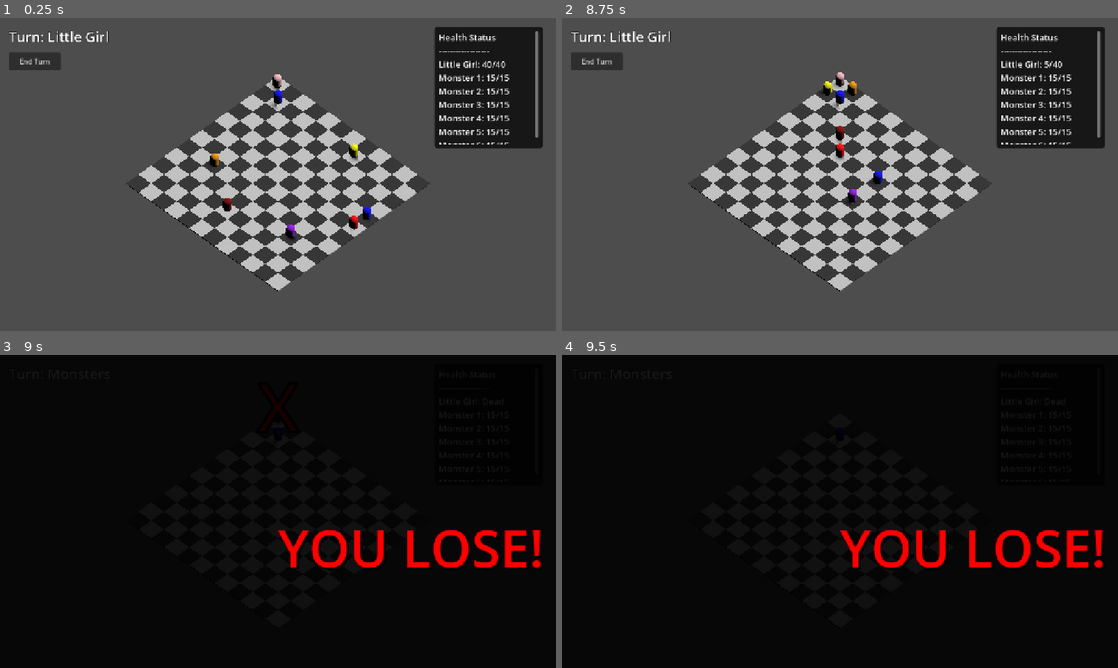
Above: before the commit, frames 1-4 (two rows, left to right).
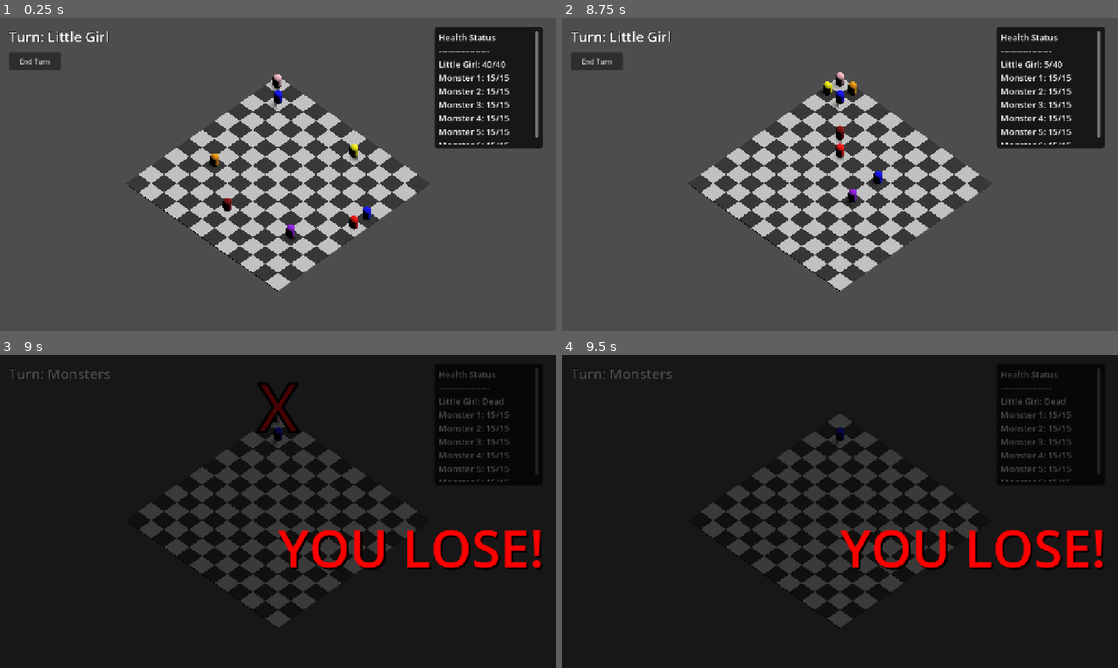
Above: after the commit, the same moments.

Repository: Absion/Invis-Monster-Chess-Game
Game: Godot game, scene res://scenes/combat_test.tscn
Two runs of this game, one before a commit and one after it. Both use one fixed random seed, a clock stepped at 60 frames per second and the inputs below.
Inputs (mouse positions are in pixels of both pictures, inside the frame that each line leads up to):
- Up to frame 1 (0.25 s): no input
- Up to frame 2 (8.75 s): click "End Turn" at 0.5 s; tap Enter at 1.25, 2.75, 5.75 s; move the mouse to (962, 158) at 1.27 s; click (962, 158) at 1.42 s; tap Space at 2, 4.25 s; move the mouse to (728, 190) at 2.02 s; click (728, 190) at 2.17 s; move the mouse to (895, 105) at 2.77 s; click (895, 105) at 2.92 s; click "End Turn" at 3.5 s; move the mouse to (812, 237) at 4.27 s; click (812, 237) at 4.42 s; click "End Turn" at 5 s; move the mouse to (1006, 221) at 5.77 s; click (1006, 221) at 5.92 s; move the mouse to (673, 127) at 6.52 s; click (673, 127) at 6.67 s; move the mouse to (867, 174) at 7.27 s; click (867, 174) at 7.42 s; move the mouse to (756, 96) at 8.02 s; click (756, 96) at 8.17 s
- Up to frame 3 (9 s): tap Space at 8.75 s; move the mouse to (400, 495) at 8.77 s; click (400, 495) at 8.92 s
- Up to frame 4 (9.5 s): no input

Frames 1-2 are identical in both runs. In frame 3, 10% of the frame differs, in the area x 1-97%, y 4-88%; in frame 4, 9.9%.

Commit message:
Adding right click special attack

Diff:
--- a/combat/girl_ai_controller.gd
+++ b/combat/girl_ai_controller.gd
@@ -29,6 +29,12 @@
 
 	# ⚡ Bolt Optimization: Use native .values() to avoid GDScript VM overhead and slow hash lookups
 	for actor in grid_manager.grid.values():
+		if actor.get_actor_name() == "Little Girl":
+			girl = actor
+		elif "Monster" in actor.name:
+			monsters.append(actor)
+
+	for actor in grid_manager.stacked_actors.values():
 		if actor.get_actor_name() == "Little Girl":
 			girl = actor
 		elif "Monster" in actor.name:
--- a/combat/monster_ai_controller.gd
+++ b/combat/monster_ai_controller.gd
@@ -38,6 +38,12 @@
 		elif actor.get_actor_name() == "Little Girl":
 			girl = actor
 
+	for actor in grid_manager.stacked_actors.values():
+		if "Monster" in actor.name:
+			monsters.append(actor)
+		elif actor.get_actor_name() == "Little Girl":
+			girl = actor
+
 	# Skip turn entirely if the girl is not on the board or already defeated
 	if girl == null or girl.current_health <= 0:
 		print("Monster AI: Girl not found on the grid or is dead.")
@@ -49,7 +55,7 @@
 	for monster in monsters:
 		# Double-check validity as an earlier monster's action might have triggered events
 		if is_instance_valid(monster) and monster.current_health > 0:
-			if is_instance_valid(girl) and not girl.is_queued_for_deletion():
+			if is_instance_valid(girl) and girl.current_health > 0:
 				await _process_single_monster(monster, girl)
 			else:
 				# The girl was killed by a previous monster this turn, stop processing
@@ -96,6 +102,9 @@
 		print(monster.name, " moved to ", dest)
 
 	# Verify adjacency to the target before attempting a strike
+	if not is_instance_valid(target) or target.current_health <= 0:
+		return
+
 	var distance = abs(monster.grid_x - target.grid_x) + abs(monster.grid_z - target.grid_z)
 	if distance == 1:
 		target.take_damage(monster.data.damage)
--- a/context/combat_context.gd
+++ b/context/combat_context.gd
@@ -123,7 +123,7 @@
 
 ## Godot's built-in input interceptor. We use this to detect mouse clicks on the 3D grid.
 func _unhandled_input(event: InputEvent) -> void:
-	if event is InputEventMouseMotion or (event is InputEventMouseButton and event.button_index == MOUSE_BUTTON_LEFT and event.pressed):
+	if event is InputEventMouseMotion or (event is InputEventMouseButton and (event.button_index == MOUSE_BUTTON_LEFT or event.button_index == MOUSE_BUTTON_RIGHT) and event.pressed):
 		var camera = get_viewport().get_camera_3d()
 		if not camera: return
 
@@ -162,6 +162,13 @@
 			if active_actor == null:
 				return
 
+			if event.button_index == MOUSE_BUTTON_RIGHT:
+				if active_actor.get_actor_name() == "Old Man" and combo_count >= 3:
+					_handle_special_attack()
+				elif active_actor.get_actor_name() == "Old Man":
+					print("Special attack not ready! Need Combo 3+")
+				return
+
 			_handle_grid_click(grid_x, grid_z)
 
 ## Processes the logical intent of the player clicking on a specific grid cell.
@@ -182,6 +189,61 @@
 	is_acting = true
 	await _execute_blind_attack(active_actor, x, z)
 	is_acting = false
+
+## Executes the AOE Special Attack for the Old Man
+func _handle_special_attack() -> void:
+	is_acting = true
+	combo_count = 0
+	combo_active = false
+	if combat_ui:
+		combat_ui.update_combo(0, 0.0)
+
+	print("SPECIAL AOE ATTACK ACTIVATED!")
+
+	var actor = active_actor
+	var dirs = [
+		Vector2i(0, -1), Vector2i(1, -1), Vector2i(1, 0), Vector2i(1, 1),
+		Vector2i(0, 1), Vector2i(-1, 1), Vector2i(-1, 0), Vector2i(-1, -1)
+	]
+
+	var tween = actor.create_tween()
+	var original_pos = actor.model.position
+	var damage = actor.data.damage
+
+	for dir in dirs:
+		var nx = actor.grid_x + dir.x
+		var nz = actor.grid_z + dir.y
+		if not grid_manager.is_in_bounds(nx, nz):
+			continue
+
+		var target_wpos = grid_manager.get_world_position(nx, nz)
+		var local_target = target_wpos - actor.global_position
+		local_target.y = original_pos.y
+
+		# Dash out
+		tween.tween_property(actor.model, "position", local_target, 0.04)
+
+		# Apply damage at peak
+		tween.tween_callback(func():
+			var target = grid_manager.get_actor_at(nx, nz)
+			if target and "Monster" in target.name:
+				print("AOE Hit on ", target.name, "!")
+				if is_instance_valid(target) and is_instance_valid(target.model):
+					target.model.visible = true
+					var t = target.create_tween()
+					t.tween_interval(0.5)
+					t.tween_callback(func(): if is_instance_valid(target) and is_instance_valid(target.model): target.model.visible = false)
+				target.take_damage(damage)
+		)
+
+		# Dash back
+		tween.tween_property(actor.model, "position", original_pos, 0.04)
+
+	tween.tween_callback(func():
+		actor.model.position = original_pos
+		is_acting = false
+		print("Special Attack Finished! Combo reset to 0.")
+	)
 
 ## Executes the fast-paced blind attack mechanic.
 func _execute_blind_attack(actor: Actor, target_x: int, target_z: int) -> void:
--- a/scenes/combat_ui.gd
+++ b/scenes/combat_ui.gd
@@ -13,6 +13,7 @@
 
 var combo_panel: Panel = Panel.new()
 var combo_label: Label = Label.new()
+var special_label: Label = Label.new()
 
 var turn_manager: TurnManager
 var grid_manager: GridManager
@@ -74,6 +75,16 @@
 	combo_label.add_theme_font_size_override("font_size", 20)
 	combo_label.add_theme_color_override("font_color", Color.YELLOW)
 	combo_panel.add_child(combo_label)
+
+	# Special Ready UI
+	special_label.position = Vector2(20, 240)
+	special_label.add_theme_font_size_override("font_size", 22)
+	special_label.add_theme_color_override("font_color", Color(1.0, 0.6, 0.0))
+	special_label.add_theme_color_override("font_outline_color", Color.BLACK)
+	special_label.add_theme_constant_override("outline_size", 4)
+	special_label.text = "★ Special Attack Ready! ★\n       [ Right Click ]"
+	special_label.hide()
+	add_child(special_label)
 
 	var scroll = ScrollContainer.new()
 	scroll.position = Vector2(10, 10)
@@ -150,5 +161,10 @@
 	if count > 0:
 		combo_panel.show()
 		combo_label.text = "COMBO: x%d\nTime: %.2fs" % [count, time_left]
+		if count >= 3:
+			special_label.show()
+		else:
+			special_label.hide()
 	else:
 		combo_panel.hide()
+		special_label.hide()
